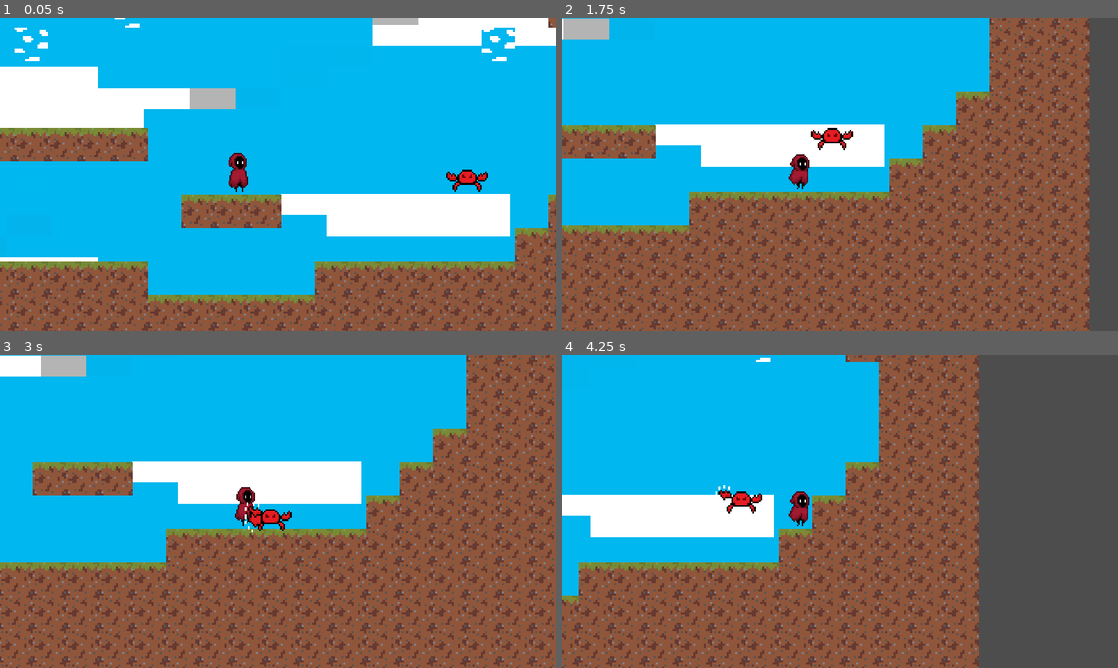
Above: before the commit, frames 1-4 (two rows, left to right).
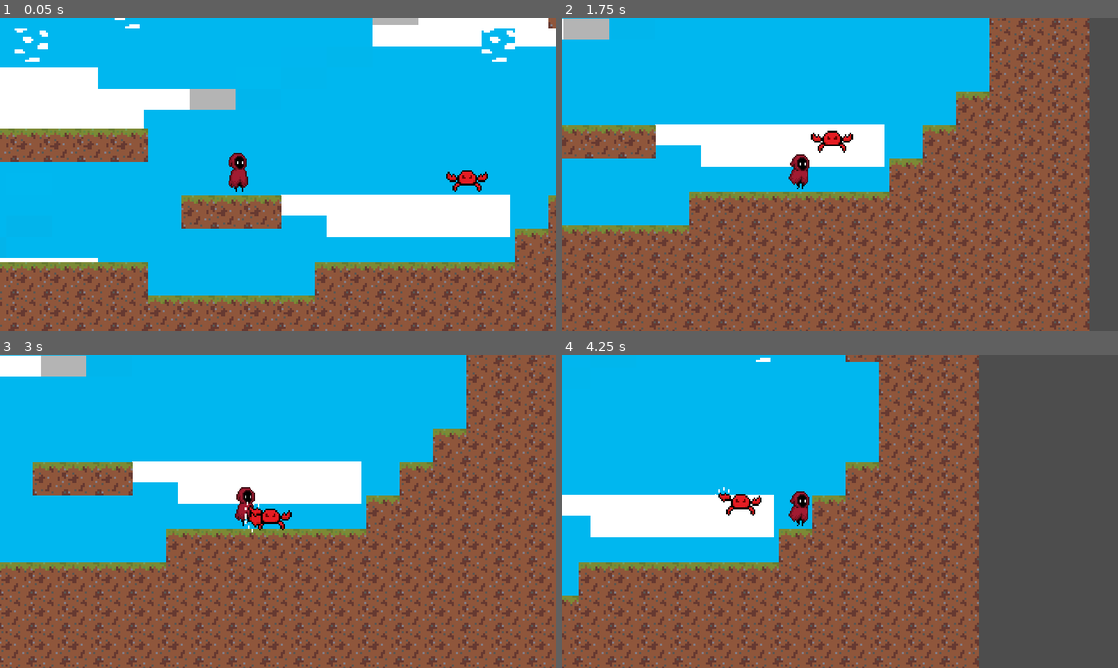
Above: after the commit, the same moments.

Repository: yeegz/Fallen-Asteri
Game: Godot game, scene res://scene.tscn
Two runs of this game, one before a commit and one after it. Both use one fixed random seed, a clock stepped at 60 frames per second and the inputs below. This scene is started directly instead of the project's main scene.
Inputs:
- Up to frame 1 (0.05 s): no input
- Up to frame 2 (1.75 s): tap Enter (ui_accept) at 0.5, 0.77, 1.52 s; hold Right (ui_right) from 0.53 s (still down); tap L (ui_attack) at 0.6, 1.35 s
- Up to frame 3 (3 s): release Right (ui_right) at 2.03 s; hold Left (ui_left) 2.03-2.78 s; tap L (ui_attack) at 2.1, 2.85 s; hold Right (ui_right) from 2.78 s (still down)
- Up to frame 4 (4.25 s): keep holding Right (ui_right); tap Enter (ui_accept) at 3.02, 3.77 s; tap L (ui_attack) at 3.6 s

The runs differ from the first frame. In frame 1, 3.5% of the frame differs, in the area x 0-100%, y 0-100%; in frame 2, 0.3%; in frame 3, less than 0.1%; in frame 4, 0.3%.

Commit message:
Clean up code, turn into functions

Diff:
--- a/Scenes/character_body_2d.gd
+++ b/Scenes/character_body_2d.gd
@@ -1,26 +1,38 @@
 extends CharacterBody2D
 
+#variable declaration
 const SPEED = 300
 const JUMP = -550
 var GRAVITY_VALUE = 1100
 var PLAYER_HP = 100
 var PLAYER_STAMINA = 100
+var player_alive = true
 @onready var animation = $AnimatedSprite2D
 
 # Called every frame. 'delta' is the elapsed time since the previous frame.
 func _process(delta):
-	#Gravity
-	if not is_on_floor():
-		velocity.y += GRAVITY_VALUE * delta
+	var control = controls(delta)
+	var grav = gravity(delta)
+	var anim = animations(control)
+
+	#Attack
+	if Input.is_action_just_pressed("ui_attack") and control == 1:
+		print("Attack to right")
+	elif Input.is_action_just_pressed("ui_attack") and control == -1:
+		print("Attack to left")
+
+#Easiest way for enemy hitbox to idintify player is through methods. Creating throwaway
+#function temporarily
+func hero():
+	pass
+
+func controls(delta):
+	#Added buttons A and D to the left and right axis respectively
+	var direction = Input.get_axis("ui_left", "ui_right")
 
 	#Jump
 	if is_on_floor() and Input.is_action_just_pressed("ui_accept"):
 		velocity.y = JUMP
-	if velocity.y != 0:
-		animation.play("jump")
-
-	#Added buttons A and D to the left and right axis respectively
-	var direction = Input.get_axis("ui_left", "ui_right")
 
 	#Movement.
 	if direction:
@@ -35,21 +47,20 @@
 		#requires move_towards to enable stopping movement
 		velocity.x  = move_toward(1, 0, delta)
 
-
 	#move_and_slide required for basic physics functions to work
 	move_and_slide()
+	return direction
 
+func gravity(delta):
+	#Gravity
+	if not is_on_floor():
+		velocity.y += GRAVITY_VALUE * delta
+
+func animations(control):
 	#Animation
-	if direction and velocity .y == 0:
+	if control and velocity.y == 0:
 		animation.play("run")
 	elif velocity.y != 0:
 		animation.play("jump")
-	elif direction == 0 or velocity.x ==0:
+	elif control == 0 or velocity.x == 0:
 		animation.play("idle")
-
-
-	#Attack
-	if Input.is_action_just_pressed("ui_attack") and direction == 1:
-		print("Attack to right")
-	elif Input.is_action_just_pressed("ui_attack") and direction == -1:
-		print("Attack to left")
--- a/Scenes/character_body_2d.tscn
+++ b/Scenes/character_body_2d.tscn
@@ -227,6 +227,9 @@
 [sub_resource type="CapsuleShape2D" id="CapsuleShape2D_wvvr1"]
 radius = 21.5
 height = 77.0
+
+[sub_resource type="CircleShape2D" id="CircleShape2D_xy3k0"]
+radius = 36.1248
 
 [node name="CharacterBody2D" type="CharacterBody2D"]
 texture_filter = 1
@@ -256,3 +259,9 @@
 [node name="Camera2D" type="Camera2D" parent="."]
 position = Vector2(137, 91)
 zoom = Vector2(1.8, 1.8)
+
+[node name="player_hitbox" type="Area2D" parent="."]
+
+[node name="CollisionShape2D" type="CollisionShape2D" parent="player_hitbox"]
+position = Vector2(60, 87)
+shape = SubResource("CircleShape2D_xy3k0")
--- a/Scenes/enemy_12d.gd
+++ b/Scenes/enemy_12d.gd
@@ -3,38 +3,63 @@
 const GRAVITY_VALUE = 1100
 var SPEED = 70
 var JUMP = -500
-var ENEMY_HP = 90
+var ENEMY_HP = 100
 var player = null
 var player_chase = false
+var attack_range = false
+var attack_cooldown = true
 @onready var animation = $AnimatedSprite2D
 
-# Called every frame. 'delta' is the elapsed time since the previous frame.
-func _process(delta):
+
+func _physics_process(delta):
+	var grav = gravity(delta)
+	enemy_attack()
+	var anim = animations(player_chase)
+	var path = pathing(player_chase, delta, SPEED, JUMP)
+
+#when player enters DetectionArea
+func _on_detection_area_body_entered(body):
+	player = body
+	player_chase = true
+
+#when player exits detection area
+func _on_detection_area_body_exited(body):
+	player = null
+	player_chase = false
+
+
+func _on_enemy_hitbox_body_entered(body):
+	if body.has_method("hero"):
+		attack_range = true
+
+
+func _on_enemy_hitbox_body_exited(body):
+	if body.has_method("hero"):
+		attack_range = false
+
+func enemy_attack():
+	if attack_range == true:
+		print("Player taking damage")
+
+func gravity(delta):
 	#Gravity
 	if not is_on_floor():
 		velocity.y += GRAVITY_VALUE * delta
 	move_and_slide()
 
-
-func _on_detection_area_body_entered(body):
-	player = body
-	player_chase = true
-
-func _on_detection_area_body_exited(body):
-	player = null
-	player_chase = false
-
-func _physics_process(delta):
-	if player_chase == true:
-		position += (player.position - position)/ SPEED
-		move_toward(1,0,delta)
-		if not player.is_on_floor() and is_on_floor():
-			velocity.y = JUMP
-
-
-
+func animations(player_chase):
 	#Animation
 	if player_chase == false:
 		animation.play("crab_idle")
 	else:
 		animation.play("crab_attack")
+
+func pathing(player_chase, delta, SPEED, JUMP):
+	if player_chase == true:
+		#move towards player if in detection area
+		position += (player.position - position)/ SPEED
+		#to prevent enemy from sliding
+		move_toward(1, 0, delta)
+		#jumping func
+		if not player.is_on_floor() and is_on_floor():
+			velocity.y = JUMP
--- a/Scenes/enemy_12d.tscn
+++ b/Scenes/enemy_12d.tscn
@@ -88,6 +88,9 @@
 "speed": 5.0
 }]
 
+[sub_resource type="CircleShape2D" id="CircleShape2D_rm23o"]
+radius = 122.004
+
 [node name="enemy12D" type="CharacterBody2D"]
 collision_layer = 4
 collision_mask = 3
@@ -121,5 +124,13 @@
 animation = &"crab_attack"
 frame_progress = 0.275989
 
+[node name="enemy_hitbox" type="Area2D" parent="."]
+
+[node name="CollisionShape2D" type="CollisionShape2D" parent="enemy_hitbox"]
+position = Vector2(48, 57)
+shape = SubResource("CircleShape2D_rm23o")
+
 [connection signal="body_entered" from="DetectionArea" to="." method="_on_detection_area_body_entered"]
 [connection signal="body_exited" from="DetectionArea" to="." method="_on_detection_area_body_exited"]
+[connection signal="body_entered" from="enemy_hitbox" to="." method="_on_enemy_hitbox_body_entered"]
+[connection signal="body_exited" from="enemy_hitbox" to="." method="_on_enemy_hitbox_body_exited"]
Not shown: 1 places in Scenes/character_body_2d.tscn that only renumber resources
Not shown: 1 places in Scenes/enemy_12d.tscn that only renumber resources
